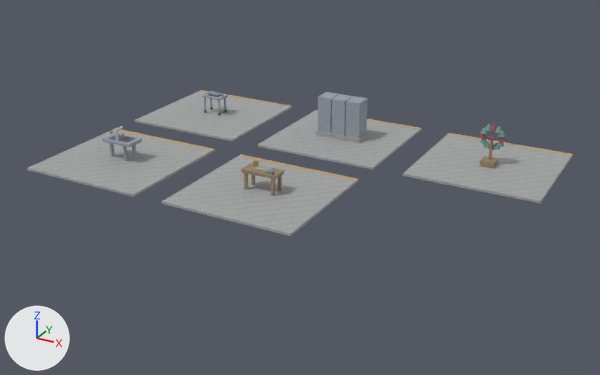
The glTF model development/levels/primitive-props-v1/site-kits/level_blockout_kit_wld_07_mortuary_p05.glb, before and after one commit.
Camera for both pictures: a camera (50 mm lens) standing at (15.7, -29.1, 13.2) and looking at (0.2, -0.8, -0.9). Lighting does not change. The marker at lower left points along +X, +Y and +Z. The first picture is the older version. Vertices at exactly the same position are counted once.

Objects in the first picture: 'level_blockout_kit_wld_07_mortuary_p05'.
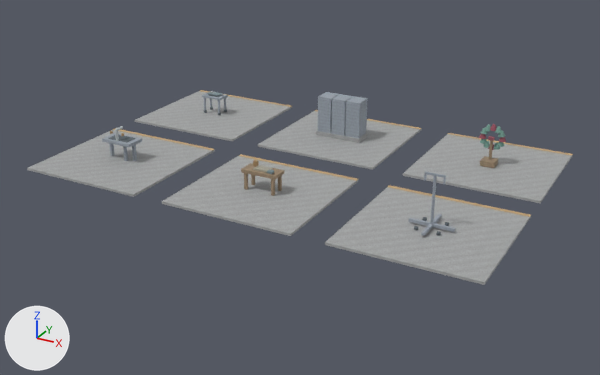
What differs and where, as boxes [x1, y1, x2, y2] in the pictures (600 x 375 px):
'level_blockout_kit_wld_07_mortuary_p05', reshaped (33% taller): before [27, 90, 573, 236]; after [27, 90, 573, 285]
part 1 of me_vale_mortuary_expansion_map_kit_contact_room, added: after [325, 187, 531, 285]
part 2 of me_vale_mortuary_expansion_map_kit_contact_room, added: after [388, 185, 531, 217]
part 3 of me_vale_mortuary_expansion_map_kit_contact_room, added: after [430, 176, 437, 229]
part 4 of me_vale_mortuary_expansion_map_kit_contact_room, added: after [408, 218, 430, 226]
part 5 of me_vale_mortuary_expansion_map_kit_contact_room, added: after [433, 223, 456, 232]
part 6 of me_vale_mortuary_expansion_map_kit_contact_room, added: after [433, 214, 442, 223]
part 7 of me_vale_mortuary_expansion_map_kit_contact_room, added: after [421, 223, 433, 236]
part 8 of me_vale_mortuary_expansion_map_kit_contact_room, added: after [425, 171, 446, 178]

What changed in the scene script:
```text
Change me_vale_mortuary_expansion_map_kit_contact_room:
    used by ob_level_blockout_kit_wld_07_mortuary_p05; location = (0.0, 0.0, 0.0)
    remove me_vale_mortuary_expansion_map_kit_contact_room.from_pydata(...)  # 720 vertices, 1188 faces; spans x -9.8..9.8, y -6.3..6.3, z -0.1..1.8
    add me_vale_mortuary_expansion_map_kit_contact_room.from_pydata(...)  # 886 vertices, 1464 faces; spans x -9.8..9.8, y -6.3..6.3, z -0.1..2.1
    me_vale_mortuary_expansion_map_kit_contact_room part 1: a new loose piece, a box spanning x 4.175..9.825, y -6.3..-0.7, z -0.11..-0.01, in mat_blockout_stone
    me_vale_mortuary_expansion_map_kit_contact_room part 2: a new loose piece, a box spanning x 4.175..9.825, y -0.89..-0.71, z -0.013..0.002, in mat_blockout_accent
    me_vale_mortuary_expansion_map_kit_contact_room part 3: a new loose piece, a 10-sided cylinder along z spanning x 6.95..7.05, y -3.55..-3.45, z 0.0..2.02, in mat_blockout_metal
    me_vale_mortuary_expansion_map_kit_contact_room part 4: a new loose piece, a box spanning x 6.14..7.02, y -3.56..-3.44, z 0.07..0.19, in mat_blockout_metal
    me_vale_mortuary_expansion_map_kit_contact_room part 5: a new loose piece, a box spanning x 6.98..7.86, y -3.56..-3.44, z 0.07..0.19, in mat_blockout_metal
    me_vale_mortuary_expansion_map_kit_contact_room part 6: a new loose piece, a box spanning x 6.94..7.06, y -3.52..-2.64, z 0.07..0.19, in mat_blockout_metal
    me_vale_mortuary_expansion_map_kit_contact_room part 7: a new loose piece, a box spanning x 6.94..7.06, y -4.36..-3.48, z 0.07..0.19, in mat_blockout_metal
    me_vale_mortuary_expansion_map_kit_contact_room part 8: a new loose piece, a box spanning x 6.625..7.375, y -3.54..-3.46, z 2.023..2.098, in mat_blockout_metal
    other edits to the shape of me_vale_mortuary_expansion_map_kit_contact_room do not show in these pictures
```
